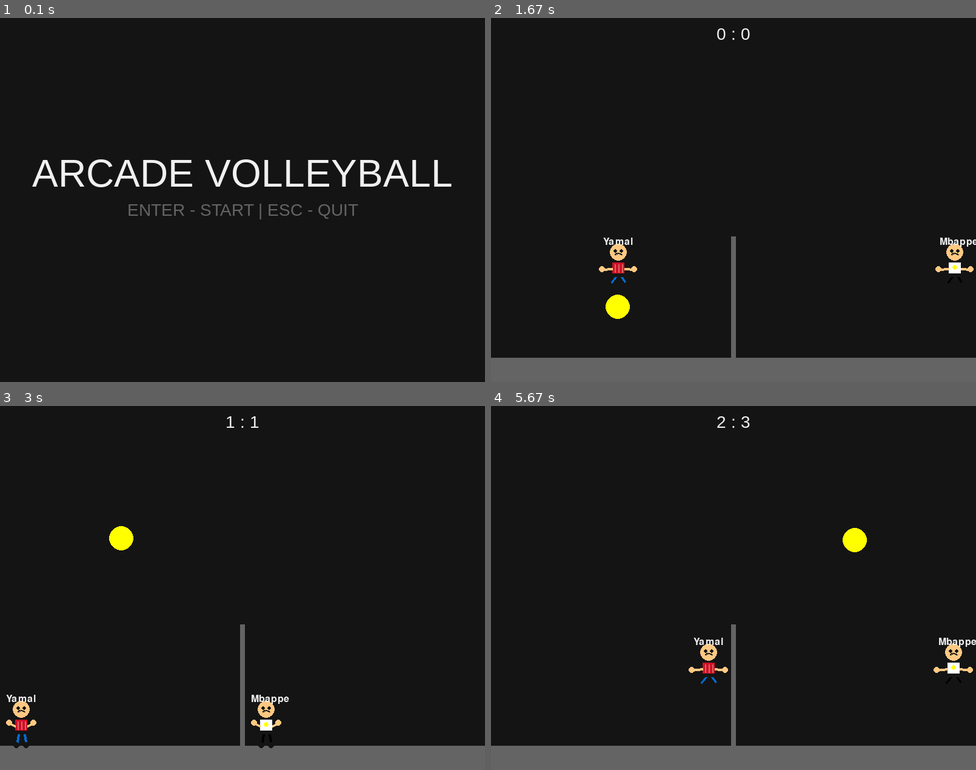
Above: before the commit, frames 1-4 (two rows, left to right).
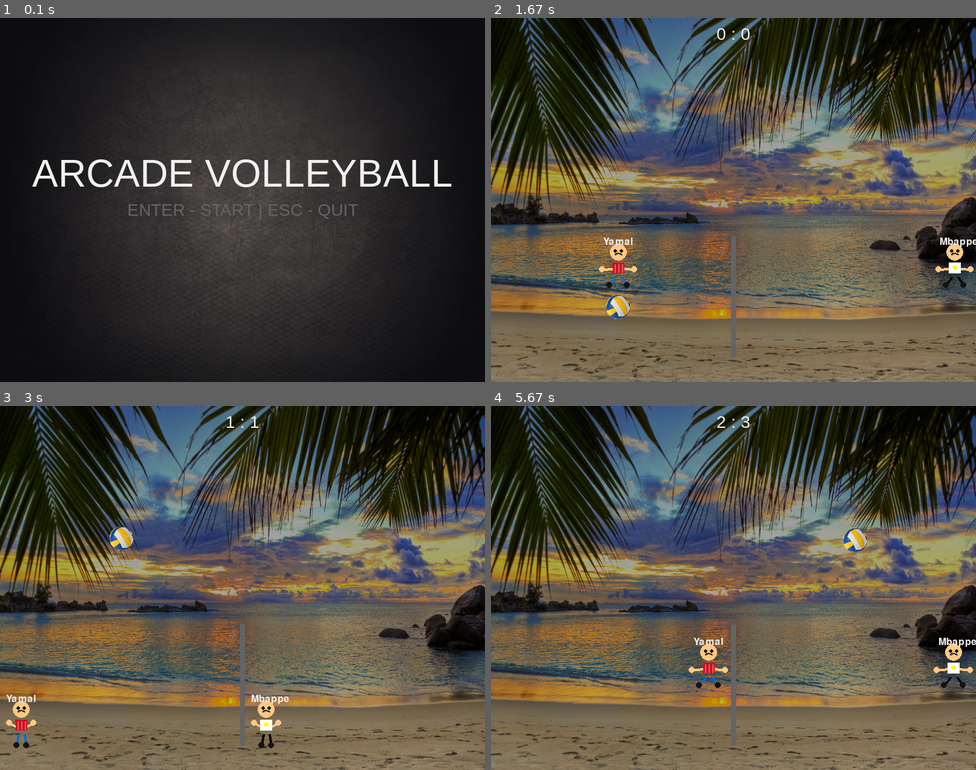
Above: after the commit, the same moments.

Repository: OliverOnufer/OPGP_pygame-Sramko-Onufer-Kozej
Game: pygame game, started from main.py
Two runs of this game, one before a commit and one after it. Both use one fixed random seed, a clock stepped at 60 frames per second and the inputs below.
Inputs:
- Up to frame 1 (0.1 s): no input
- Up to frame 2 (1.67 s): tap Enter at 0.33 s; hold Right 0.67-1.13 s; hold Up 1.17-1.47 s; hold W 1.17-1.47 s; hold Right from 1.5 s (still down); hold D from 1.5 s (still down)
- Up to frame 3 (3 s): release Right at 1.97 s; release D at 1.97 s; hold Left 2-2.53 s; hold A 2-2.53 s; hold Left 2.57-2.97 s; hold A 2.57-2.97 s
- Up to frame 4 (5.67 s): hold Up 3-3.37 s; hold W 3-3.37 s; hold Right 3.4-4.03 s; hold D 3.4-4.03 s; hold Left 4.07-4.53 s; hold A 4.07-4.53 s; hold Right 4.57-5.03 s; hold D 4.57-5.03 s; hold Up 5.07-5.37 s; hold W 5.07-5.37 s; hold Right from 5.4 s (still down); hold D from 5.4 s (still down)

The runs differ from the first frame. In frame 1, 29% of the frame differs, in the area x 19-79%, y 11-92%; in frame 2, 78%, in the area x 0-100%, y 0-100%; in frame 3, 77%; in frame 4, 78%.

Commit message:
Sramko - pridane fotky

Diff:
--- a/ball.py
+++ b/ball.py
@@ -1,11 +1,25 @@
 import pygame
 import math
+from pathlib import Path
 from settings import *
 
 class Lopta:
     def __init__(self):
         self.radius = POLOMER_LOPTY
+        self.image = self.load_ball_image()
         self.reset(1)
+
+    def load_ball_image(self):
+        img_folder = Path(__file__).parent / "images"
+        for ext in ("png", "jpg", "jpeg", "webp", "bmp"):
+            for img_path in img_folder.glob(f"ball.{ext}"):
+                try:
+                    img = pygame.image.load(img_path).convert_alpha()
+                    size = self.radius * 2
+                    return pygame.transform.scale(img, (size, size))
+                except pygame.error:
+                    pass
+        return None
 
     def reset(self, side):
         self.x = 200 if side == 1 else SIRKA_OKNA - 200
@@ -69,4 +83,7 @@
                 self.vel_y = math.sin(angle) * speed
 
     def draw(self, screen):
-        pygame.draw.circle(screen, ZLTA, (int(self.x), int(self.y)), self.radius)
+        if self.image:
+            screen.blit(self.image, (int(self.x - self.radius), int(self.y - self.radius)))
+        else:
+            pygame.draw.circle(screen, ZLTA, (int(self.x), int(self.y)), self.radius)
--- a/main.py
+++ b/main.py
@@ -1,4 +1,5 @@
-import pygame, sys
+import pygame, sys, random
+from pathlib import Path
 from settings import *
 from player import Hrac
 from ball import Lopta
@@ -12,6 +13,43 @@
 font_big = pygame.font.SysFont("arial", 64)
 font_small = pygame.font.SysFont("arial", 28)
 
+# Načítanie náhodného pozadia z priečinka backgrounds
+def load_random_background():
+    bg_folder = Path(__file__).parent / "backgrounds"
+    images = [f for ext in ("png", "jpg", "jpeg", "webp", "bmp") for f in bg_folder.glob(f"*.{ext}")]
+    if images:
+        try:
+            bg = pygame.image.load(random.choice(images)).convert()
+            return pygame.transform.scale(bg, (SIRKA_OKNA, VYSKA_OKNA))
+        except pygame.error:
+            return None
+    return None
+
+# Načítanie menu pozadia z priečinka menu_bg
+def load_menu_background():
+    bg_folder = Path(__file__).parent / "menu_bg"
+    images = [f for ext in ("png", "jpg", "jpeg", "webp", "bmp") for f in bg_folder.glob(f"*.{ext}")]
+    if images:
+        try:
+            bg = pygame.image.load(images[0]).convert()  # Prvý obrázok v priečinku
+            return pygame.transform.scale(bg, (SIRKA_OKNA, VYSKA_OKNA))
+        except pygame.error:
+            return None
+    return None
+
+# Vytvorenie gradientu pre zatmavenie pozadia
+def create_gradient_overlay():
+    overlay = pygame.Surface((SIRKA_OKNA, VYSKA_OKNA), pygame.SRCALPHA)
+    for y in range(VYSKA_OKNA):
+        # Gradient od vrchu (tmavší) po spodok (svetlejší)
+        alpha = int(120 - (y / VYSKA_OKNA) * 70)  # 120 hore, 50 dole
+        pygame.draw.line(overlay, (0, 0, 0, alpha), (0, y), (SIRKA_OKNA, y))
+    return overlay
+
+gradient_overlay = create_gradient_overlay()
+
+menu_background = load_menu_background()
+background = None
 
 h1 = Hrac(150, "Yamal")
 h2 = Hrac(650, "Mbappe")
@@ -55,6 +93,7 @@
                     score_p1 = 0
                     score_p2 = 0
                     lopta.reset(1)
+                    background = load_random_background()
                     state = "GAME"
                 if event.key == pygame.K_ESCAPE:
                     pygame.quit()
@@ -64,7 +103,17 @@
                 if event.key == pygame.K_RETURN:
                     state = "MENU"
 
-    screen.fill(CIERNA)
+    if state == "MENU" or state == "GAME_OVER":
+        if menu_background:
+            screen.blit(menu_background, (0, 0))
+        else:
+            screen.fill(CIERNA)
+    else:
+        if background:
+            screen.blit(background, (0, 0))
+            screen.blit(gradient_overlay, (0, 0))
+        else:
+            screen.fill(CIERNA)
 
     if state == "MENU":
         draw_menu()
@@ -91,8 +140,6 @@
             state = "GAME_OVER"
 
         pygame.draw.rect(screen, SEDA,
-                         (0, VYSKA_OKNA - VYSKA_PODLAHY, SIRKA_OKNA, VYSKA_PODLAHY))
-        pygame.draw.rect(screen, SEDA,
                          (SIRKA_OKNA // 2 - SIRKA_SIETE // 2,
                           VYSKA_OKNA - VYSKA_PODLAHY - VYSKA_SIETE,
                           SIRKA_SIETE, VYSKA_SIETE))
Binary file added: backgrounds/Tropical-Beach-At-Sunset-Mural-Wallpaper.jpg
Binary file added: backgrounds/sunny-tropical-beach-background-palm-trees-copy-space-sandy-clear-sea-waters-174488919.webp
Binary file added: images/ball.png
Binary file added: menu_bg/wp11630937.webp
